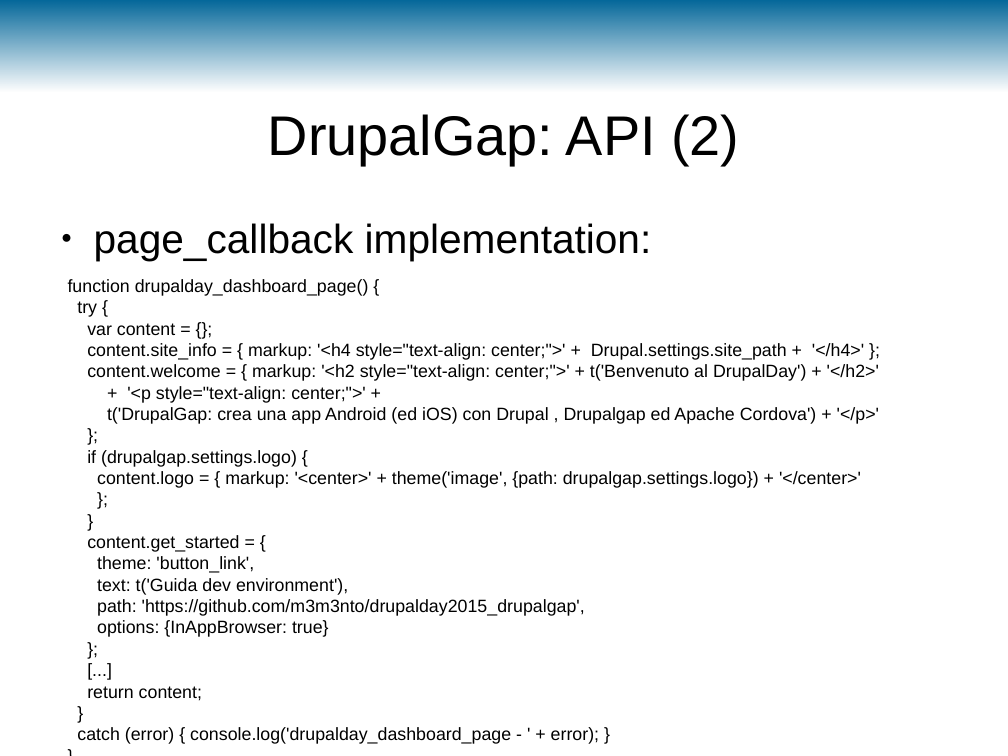
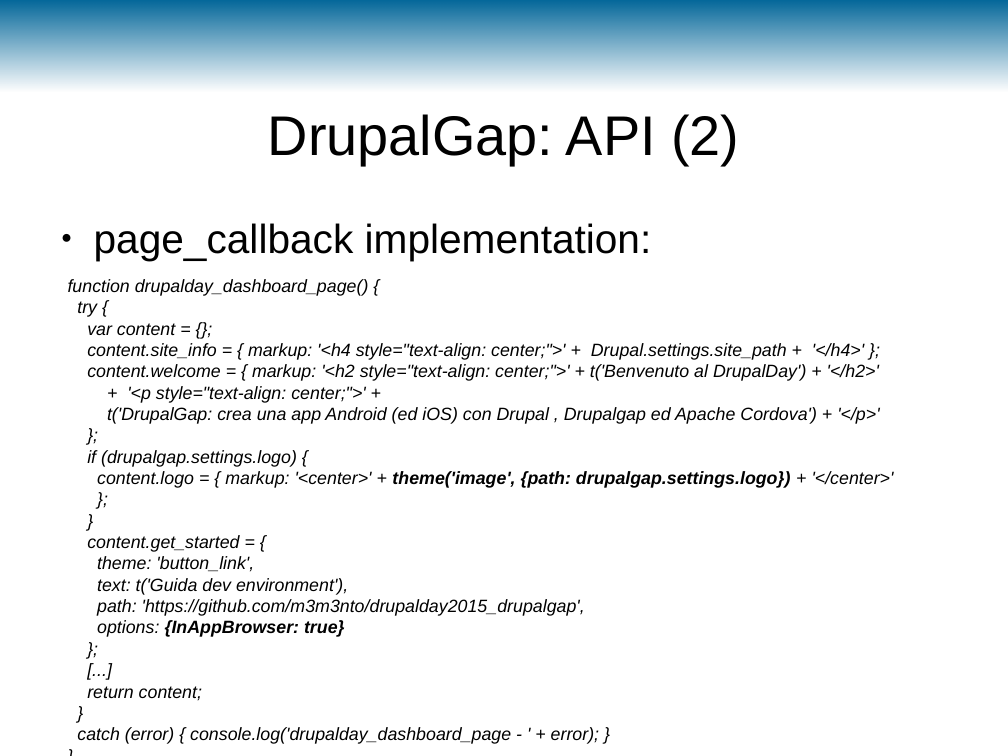
Before and after one commit to m3m3nto/drupalday2015_drupalgap, a slide deck: slide 13 of slide/DDay2015-DrupalGap.odp. Drawn at 1008x756 pixels with LibreOffice and Linux fonts; fonts in the diff are those of the drawing; background and template pictures are left out. Boxes give left, top, right and bottom in pixels: in the first picture for what was removed or moved away, otherwise in the second. Text is boxed around its words. In the diff, an @@ line names an element or a change of style, - is before the commit and + after.

```diff
--- a/slide/DDay2015-DrupalGap.odp
+++ b/slide/DDay2015-DrupalGap.odp
@@ text "function drupalday_dashboard_page() {" at box(68, 279, 894, 744): italic on; bold on in "theme('image', {path: drupalgap.settings.logo})", "{InAppBrowser: true}" @@
```
Also in this commit, not shown: 1 other slide changed, 3 other files.
